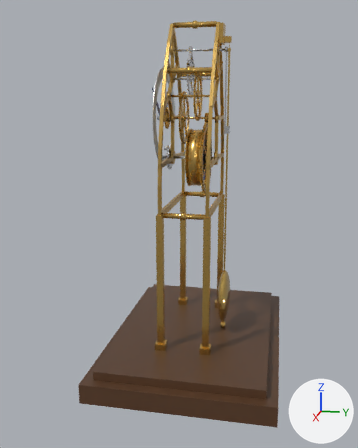
Two versions of the Blender file escapement/blender/skeleton_clock.blend, one commit apart.
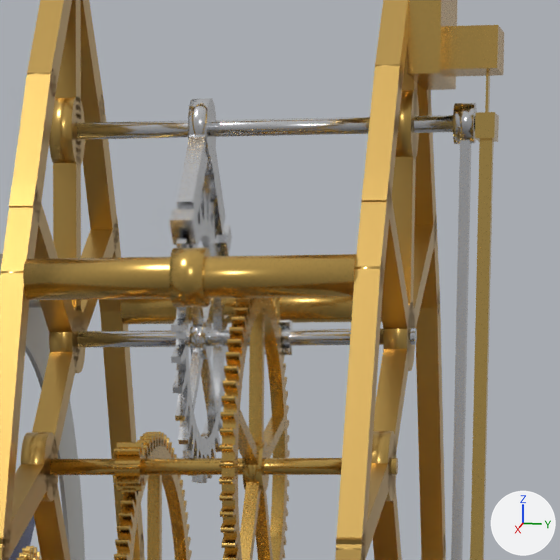
Old and new are each drawn whole from a 50 mm lens placed at (0.4805, 0.0609, 0.0149), pointed at (0.0101, -0.0332, -0.1027) and again close up on the part from 46% to 67% of the width and 7% to 24% of the height. The lights are fixed; the arrows at lower right show +X, +Y and +Z. The first two pictures are the older version.

Names of what the first close-up shows: 'Anchor (pallets)', 'Centre wheel', 'Crutch', 'Dial (chapter ring)', 'Escape wheel', 'Frame: back plate', 'Frame: front plate', 'Frame: pillars', 'Pendulum', 'Suspension cock', 'Third wheel' and 3 more.
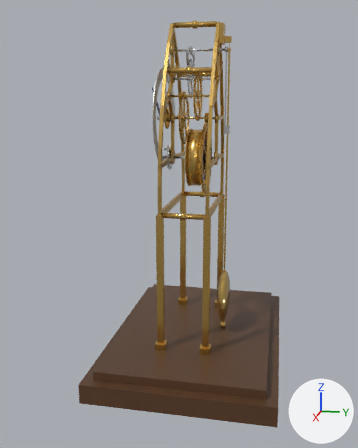
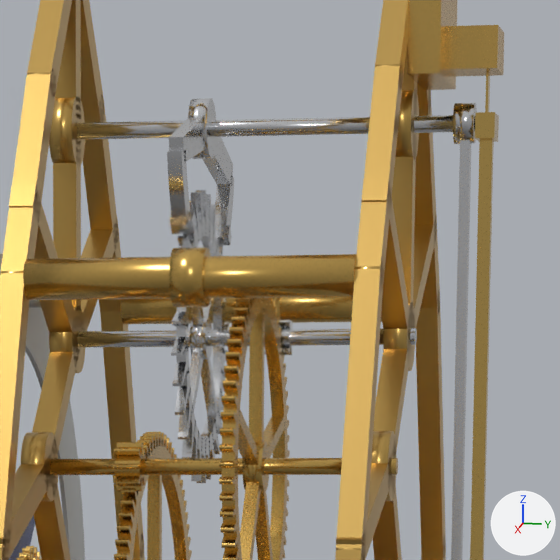
Pixel boxes (x1, y1, x2, y2) of what changed, in the close-ups (560 x 560 px; the box of a moved part takes in the faces that stretch with it):
'Anchor (pallets)', reshaped (7% shorter): before (77, 98, 453, 256); after (77, 98, 453, 245)
part 1 of me_escape_wheel, moved or reshaped: (171, 190, 229, 483) in both
part 2 of me_anchor__pallets, rebuilt: before (177, 134, 208, 221); after (169, 115, 206, 163)
part 3 of me_anchor__pallets, added: after (219, 225, 232, 245)
part 4 of me_anchor__pallets, added: after (170, 210, 196, 234)
part 5 of me_anchor__pallets, reshaped: before (170, 148, 232, 256); after (167, 137, 234, 229)

The edits, one by one:
me_escape_wheel is used by ob_escape_wheel; parent ob_clock; location (0.0, 36.34, 0.0).
me_escape_wheel had 1360 vertices, 1280 faces and spanned x -18.0..18.0, y -18.0..18.0, z -3.6..43.6.
me_escape_wheel now has 1840 vertices, 1760 faces and spans x -18.0..18.0, y -18.0..18.0, z -3.6..43.6.
me_escape_wheel part 1: 308 vertices moved from x -16.8..16.8, y -17.1..17.1, z 23.4..24.6 to x -18.0..18.0, y -18.0..18.0, z 23.4..24.6; 540 vertices removed from x -18.0..18.0, y -18.0..18.0, z 23.4..24.6; 1020 vertices added at x -18.0..18.0, y -18.0..18.0, z 23.4..24.6.
me_anchor__pallets is used by ob_anchor__pallets; parent ob_clock; location (0.0, 61.79, 0.0).
me_anchor__pallets had 232 vertices, 182 faces and spanned x -14.8..14.8, y -14.8..3.6, z -9.0..43.6.
me_anchor__pallets now has 556 vertices, 348 faces and spans x -19.4..19.4, y -13.6..3.6, z -9.0..43.6.
me_anchor__pallets part 2: the loose piece of 8 vertices spanning x -1.2..12.1, y -12.1..1.2, z 23.0..25.0 is rebuilt with 8 vertices and now spans x -0.5..18.4, y -5.6..2.0, z 23.1..24.9.
me_anchor__pallets part 3: a new loose piece of 130 vertices spanning x -14.6..-11.9, y -13.2..-10.8, z 22.6..25.4, in mat_steel (white #e5e6e8).
me_anchor__pallets part 4: a new loose piece of 130 vertices spanning x 12.3..14.7, y -13.6..-10.8, z 22.6..25.4, in mat_steel (white #e5e6e8).
Part 5, on me_anchor__pallets:
10 vertices are removed from x -14.8..1.2, y -14.8..1.2, z 22.6..25.4.
46 faces are deleted.
70 vertices move from x -14.5..14.8, y -14.8..-9.7, z 22.6..25.4 to x -19.4..19.4, y -12.3..-3.9, z 23.1..24.9.
28 vertices are added at x -18.4..16.2, y -12.7..2.0, z 23.1.
22 new vertices lie (0.0, 0.0, 1.8) away from vertices in x -14.5..-10.7, y -14.8..-11.0, z 22.6..25.4.
24 new vertices lie (0.0, 0.0, 1.8) away from vertices in x -18.4..16.2, y -12.7..2.0, z 23.1.
78 new faces join them.
